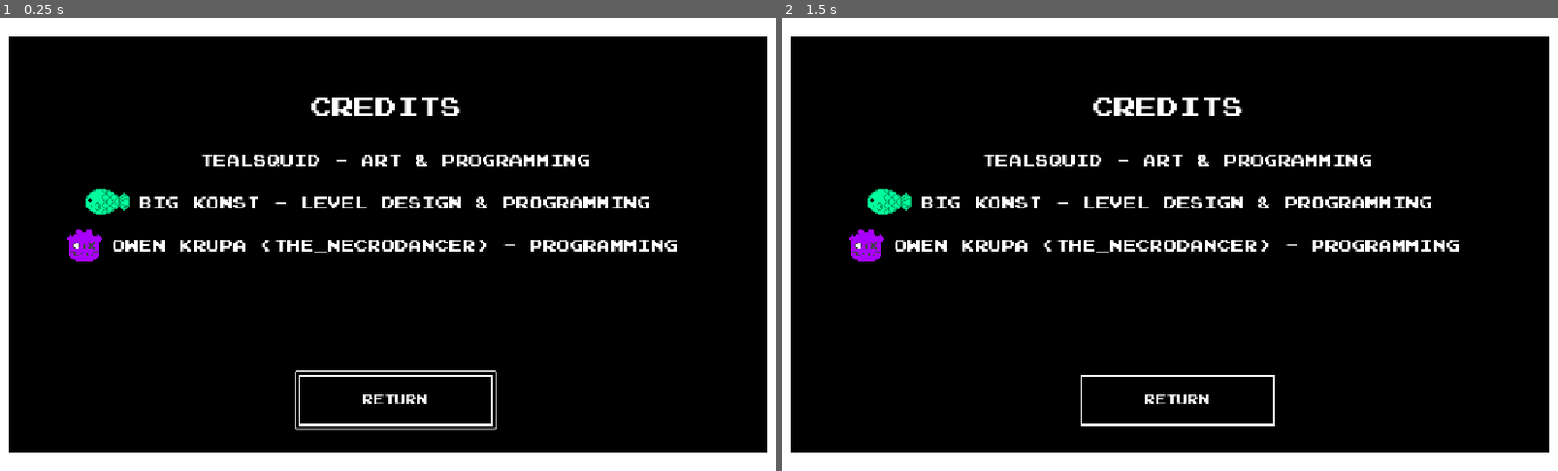
Above: before the commit, frames 1-2 (left to right).
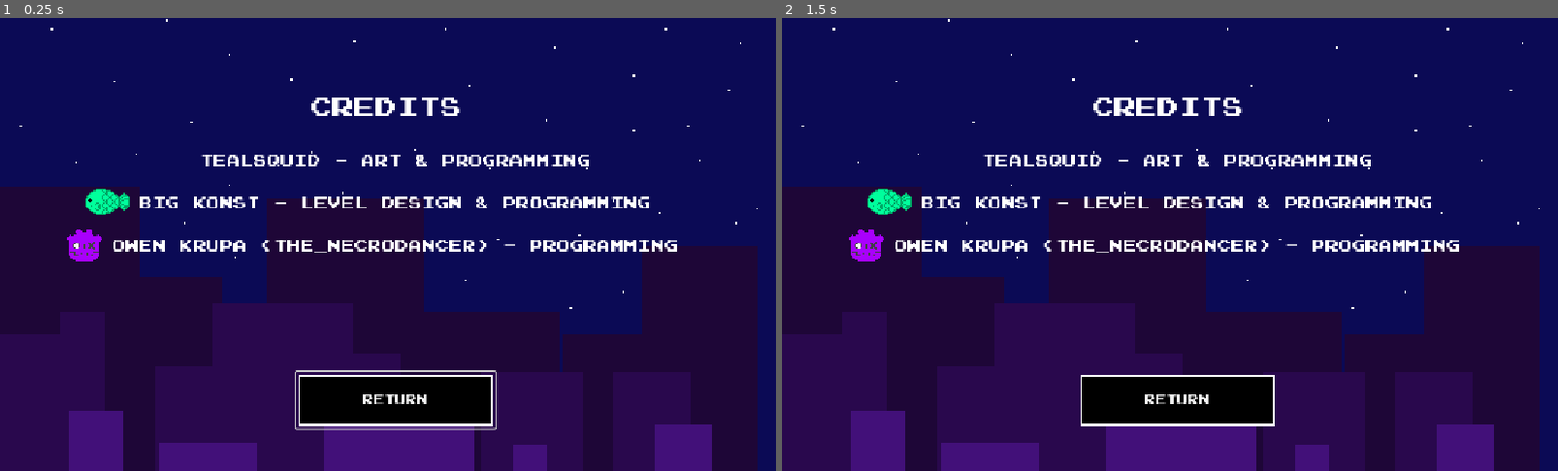
Above: after the commit, the same moments.

Repository: The-Necrodancer/Current-Jam
Game: Godot game, scene res://Scenes/Main Menu/credits.tscn
The game is run twice, just before and just after one commit, with the same random seed, the same clock (stepped at 60 frames per second) and the same inputs. This scene is started directly instead of the project's main scene.
Inputs:
- Up to frame 1 (0.25 s): no input
- Up to frame 2 (1.5 s): hold D (right) 0.53-1.25 s; click "Return" at 1.25 s

The runs differ from the first frame. In frame 1, 94% of the frame differs, in the area x 0-100%, y 0-100%; in frame 2, 94%.

Commit message:
Changed the credits background too
Says what it says on the tin

Diff:
--- a/windy-ass-bank-heist/Scenes/Main Menu/credits.tscn
+++ b/windy-ass-bank-heist/Scenes/Main Menu/credits.tscn
@@ -3,10 +3,11 @@
 [ext_resource type="Script" uid="uid://dgcv5phe8es8p" path="res://Scripts/credits.gd" id="1_1bamb"]
 [ext_resource type="Texture2D" uid="uid://bhjntx87mwqqs" path="res://Assets/text_box.png" id="1_gryuy"]
 [ext_resource type="FontFile" uid="uid://bdmkc1uih2gc3" path="res://Assets/shovel-knight-extended.ttf" id="2_1bamb"]
+[ext_resource type="Texture2D" uid="uid://c5x5fdtpgdm32" path="res://Sprites/bg.png" id="2_63n6r"]
 [ext_resource type="Texture2D" uid="uid://1ll4k4h0yq82" path="res://Assets/Custom_Godot_Icon_Purple.svg" id="2_ccovl"]
 [ext_resource type="Texture2D" uid="uid://djh4ajsmwvad2" path="res://Assets/fish.png" id="5_xelri"]
 
-[node name="Control2" type="Control" unique_id=1367188092]
+[node name="Control3" type="Control" unique_id=1367188092]
 layout_mode = 3
 anchors_preset = 15
 anchor_right = 1.0
@@ -20,7 +21,7 @@
 layout_mode = 0
 offset_right = 1152.0
 offset_bottom = 672.0
-texture = ExtResource("1_gryuy")
+texture = ExtResource("2_63n6r")
 
 [node name="CreditsTitle" type="RichTextLabel" parent="." unique_id=1762547136]
 layout_mode = 0
@@ -76,4 +77,8 @@
 autowrap_trim_flags = 0
 icon_alignment = 1
 
+[node name="Bg" type="Sprite2D" parent="." unique_id=1762879641]
+position = Vector2(-850, 2483)
+texture = ExtResource("2_63n6r")
+
 [connection signal="pressed" from="Return_Button" to="." method="_on_return_button_pressed"]
